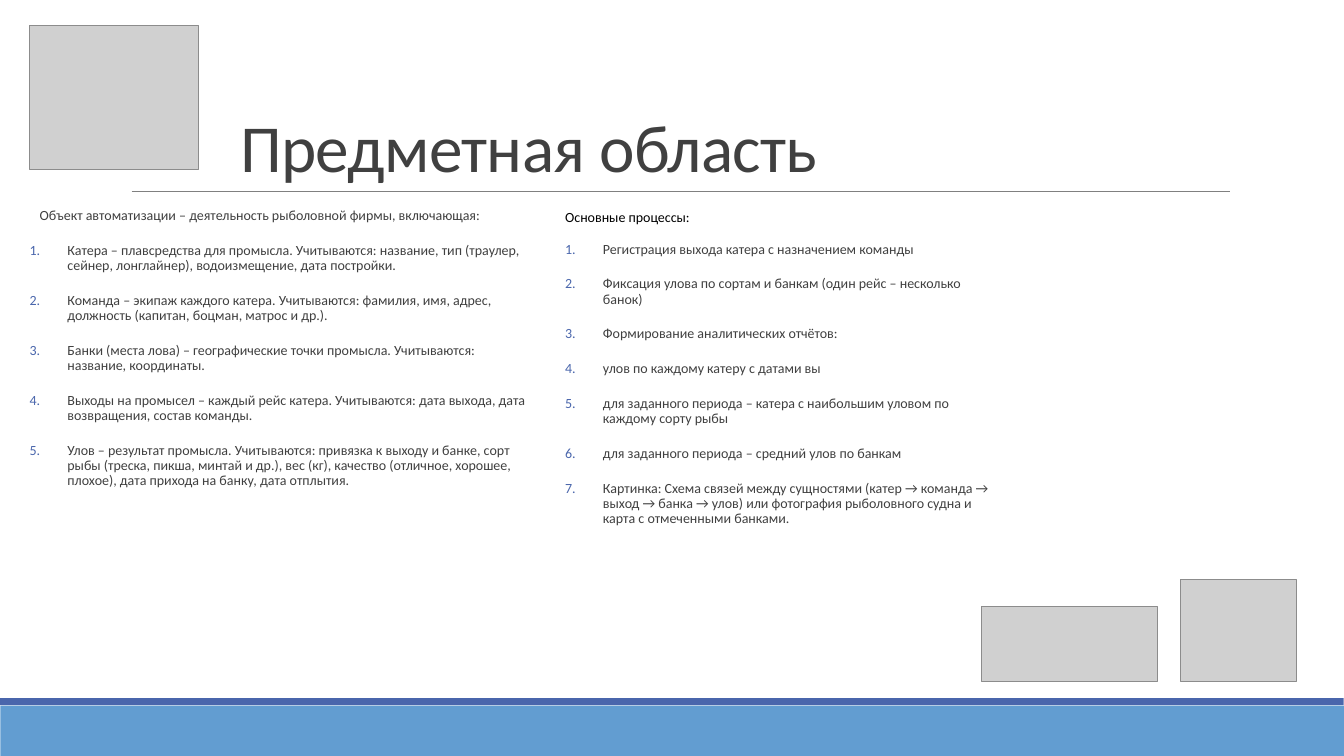
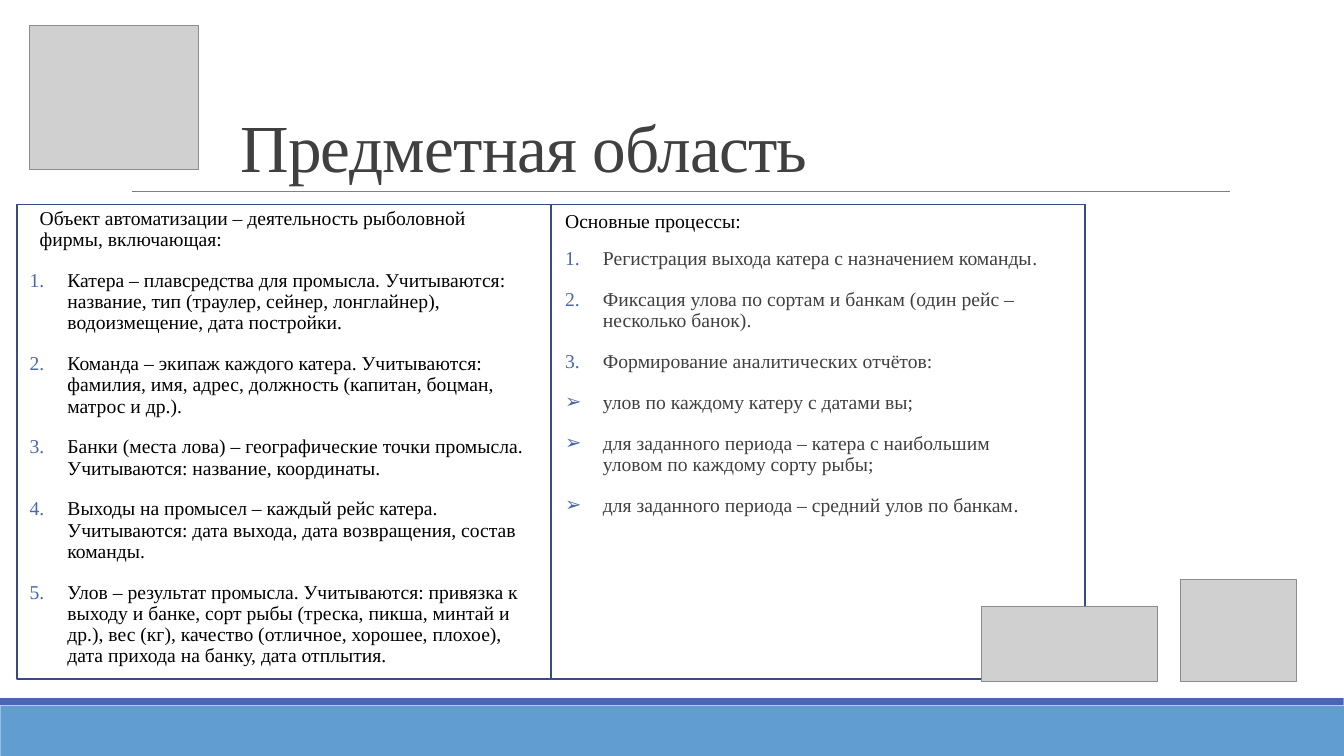
Before and after one commit to Assasin164th/Kursach, a slide deck: slide 3 of Готовое/Шаблон 01.01.pptx. Drawn at 1344x756 pixels with LibreOffice and Linux fonts; fonts in the diff are those of the drawing; grey boxes stand for pictures. Boxes give left, top, right and bottom in pixels: in the first picture for what was removed or moved away, otherwise in the second. Text is boxed around its words. In the diff, an @@ line names an element or a change of style, - is before the commit and + after.

```diff
--- a/Готовое/Шаблон 01.01.pptx
+++ b/Готовое/Шаблон 01.01.pptx
@@ title "Предметная область" at box(240, 124, 808, 185): font Calibri to Times New Roman @@
@@ rectangle added at box(17, 205, 552, 680), fill #FFFFFF, outline #384C81 1.25 pt @@
@@ text "Объект автоматизации – деятельность рыболовной ..." at box(40, 211, 522, 667): size 10 to 14 pt, font Calibri to Times New Roman, text colour #404040 to #000000 @@
@@ rectangle added at box(551, 205, 1085, 680), fill #FFFFFF, outline #384C81 1.25 pt @@
@@ text at box(565, 215, 933, 372): size 10 to 14 pt, font Calibri to Times New Roman in "Основные процессы:", "Формирование аналитических отчётов:" @@
@@ text at box(603, 252, 1037, 331): text changed; size 10 to 14 pt; font Calibri to Times New Roman @@
-1. Регистрация выхода катера с назначением команды
-2. Фиксация улова по сортам и банкам (один рейс – несколько банок)
+1. Регистрация выхода катера с назначением команды.
+2. Фиксация улова по сортам и банкам (один рейс – несколько банок).
@@ text at box(603, 399, 1018, 516): text changed; size 10 to 14 pt; font Calibri to Times New Roman @@
-4. улов по каждому катеру с датами вы
-5. для заданного периода – катера с наибольшим уловом по каждому сорту рыбы
-6. для заданного периода – средний улов по банкам
-7. Картинка: Схема связей между сущностями (катер → команда → выход → банка → улов) или фотография рыболовного судна и карта с отмеченными банками.
+➢ улов по каждому катеру с датами вы;
+➢ для заданного периода – катера с наибольшим уловом по каждому сорту рыбы;
+➢ для заданного периода – средний улов по банкам.
```
Also in this commit, not shown: 14 other slides changed, 2 slides added, 3 other files.
